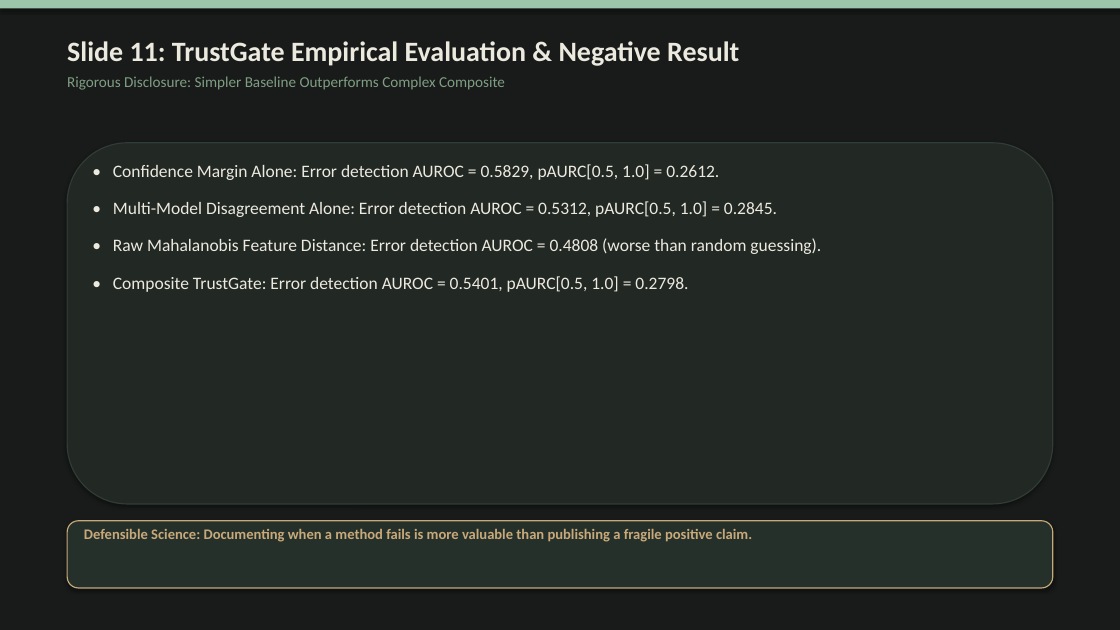
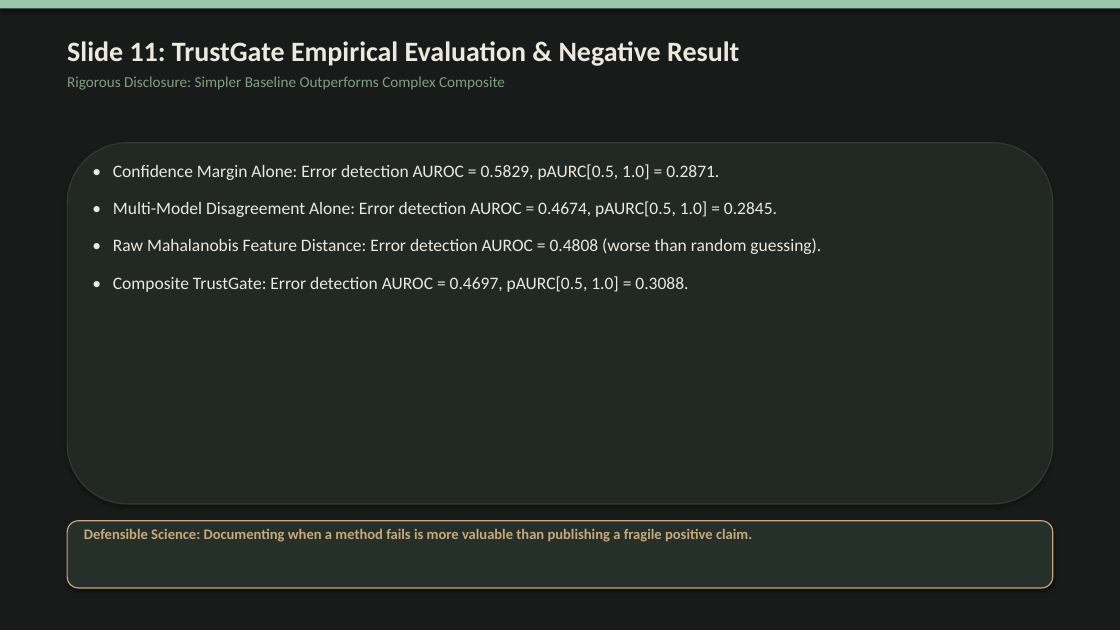
Before and after one commit to Bhavi123-hacker/brain-mri-foundation-benchmark, a slide deck: slide 12 of docs/submission/final/SHIFT_MRI_Final_Presentation.pptx. Drawn at 1120x630 pixels with LibreOffice and Linux fonts; fonts in the diff are those of the drawing. Boxes give left, top, right and bottom in pixels: in the first picture for what was removed or moved away, otherwise in the second. Text is boxed around its words. In the diff, an @@ line names an element or a change of style, - is before the commit and + after.

```diff
--- a/docs/submission/final/SHIFT_MRI_Final_Presentation.pptx
+++ b/docs/submission/final/SHIFT_MRI_Final_Presentation.pptx
@@ text at [113,164,777,217]: text changed @@
-• Confidence Margin Alone: Error detection AUROC = 0.5829, pAURC[0.5, 1.0] = 0.2612.
-• Multi-Model Disagreement Alone: Error detection AUROC = 0.5312, pAURC[0.5, 1.0] = 0.2845.
+• Confidence Margin Alone: Error detection AUROC = 0.5829, pAURC[0.5, 1.0] = 0.2871.
+• Multi-Model Disagreement Alone: Error detection AUROC = 0.4674, pAURC[0.5, 1.0] = 0.2845.
@@ text at [113,276,688,292]: text changed @@
-• Composite TrustGate: Error detection AUROC = 0.5401, pAURC[0.5, 1.0] = 0.2798.
+• Composite TrustGate: Error detection AUROC = 0.4697, pAURC[0.5, 1.0] = 0.3088.
```
Also in this commit, not shown: 2 other slides changed, 14 other files.
